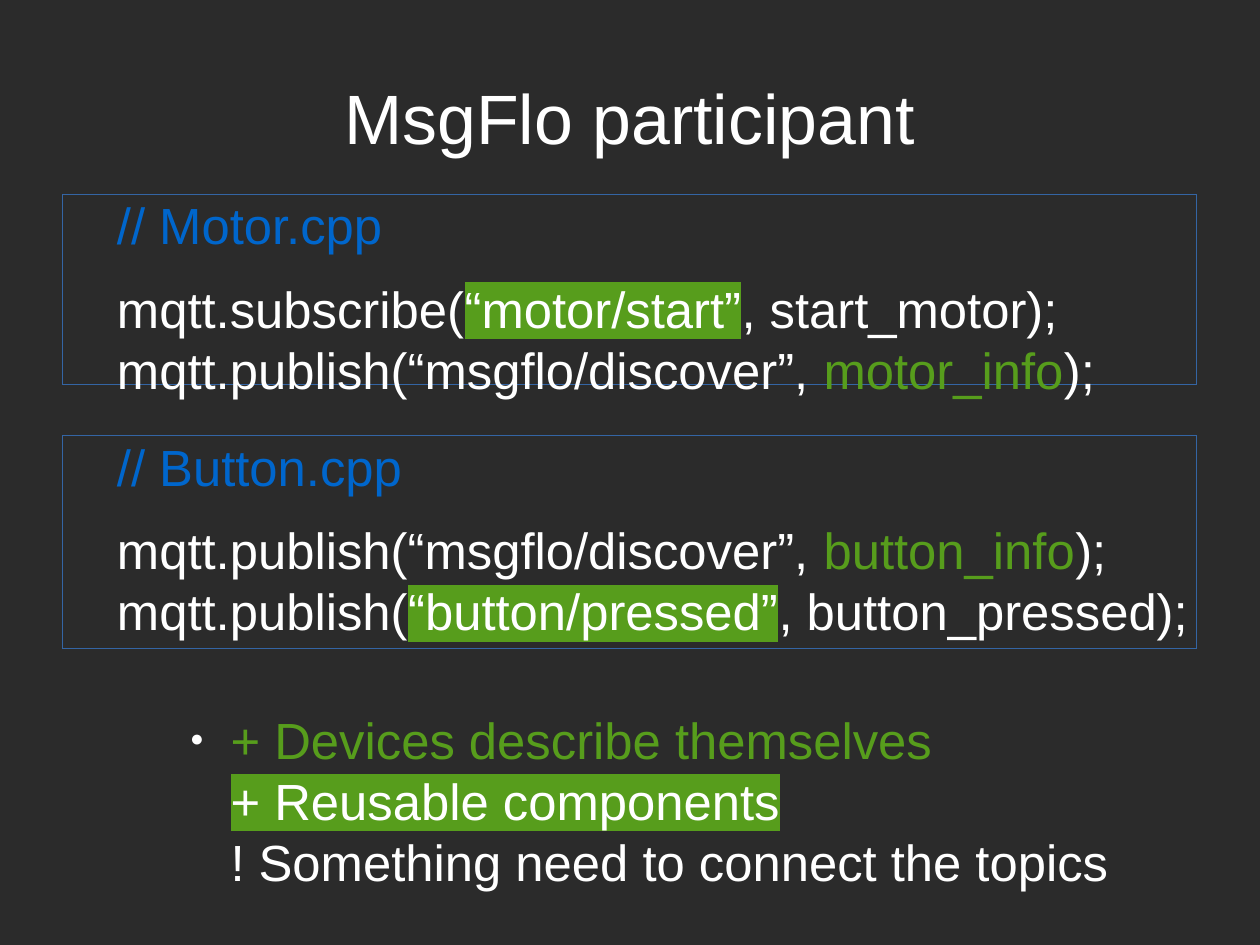
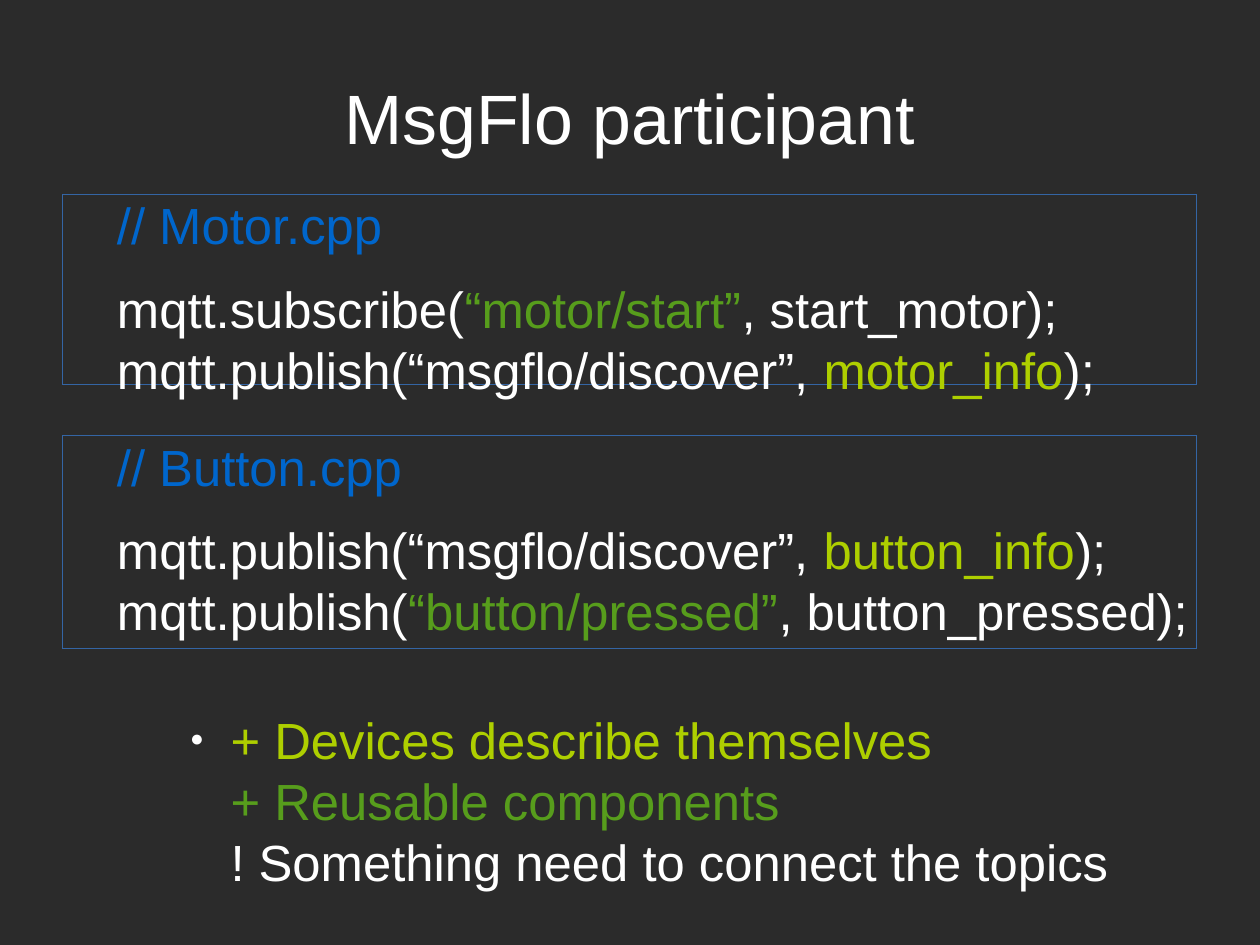
Before and after one commit to msgflo/msgflo, a slide deck: slide 3 of doc/fosdem2017/slides.odp. Drawn at 1260x945 pixels with LibreOffice and Linux fonts; fonts in the diff are those of the drawing; background and template pictures are left out; a plain dark background stands for a picture behind light text. Boxes give left, top, right and bottom in pixels: in the first picture for what was removed or moved away, otherwise in the second. Text is boxed around its words. In the diff, an @@ line names an element or a change of style, - is before the commit and + after.

```diff
--- a/doc/fosdem2017/slides.odp
+++ b/doc/fosdem2017/slides.odp
@@ text at [117,291,1095,399]: text colour #FFFFFF to #579D1C, highlight #579D1C to none in "mqtt.subscribe(“motor/start”,"; text colour #579D1C to #AECF00 in "motor_info);" @@
@@ text at [117,532,1188,641]: text colour #579D1C to #AECF00 in "button_info);"; text colour #FFFFFF to #579D1C, highlight #579D1C to none in "mqtt.publish(“button/pressed”," @@
@@ text "+ Devices describe themselves + ..." at [259,722,1108,891]: text colour #579D1C to #AECF00 in "+ Devices describe themselves"; text colour #FFFFFF to #579D1C, highlight #579D1C to none in "+ Reusable components" @@
```
Also in this commit, not shown: 1 other file.
